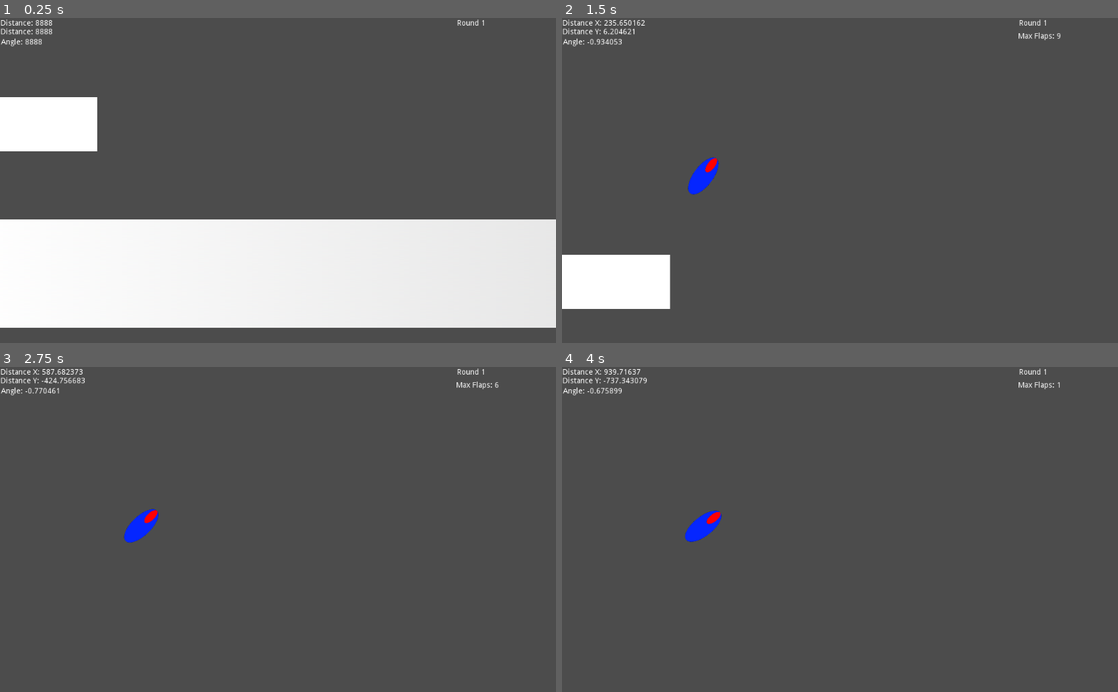
Above: before the commit, frames 1-4 (two rows, left to right).
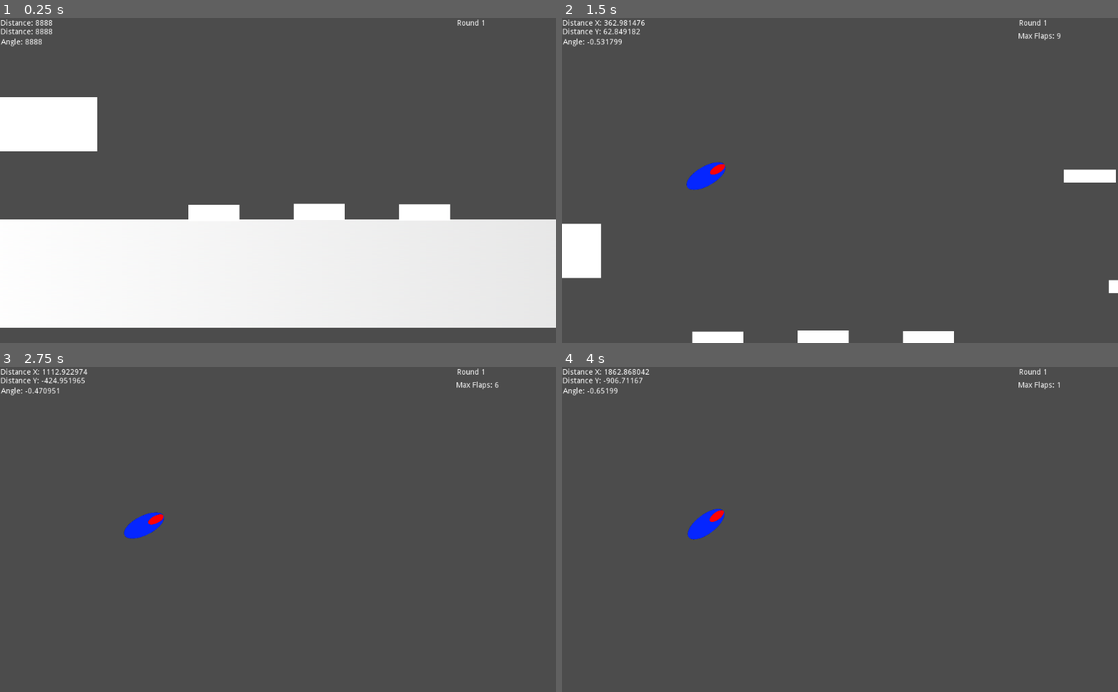
Above: after the commit, the same moments.

Repository: juteh/icarus
Game: Godot game, scene res://nodes/World.tscn
Same seed, same stepped clock (60 frames per second), same inputs: the game is played once before the commit and once after it.
Inputs:
- Up to frame 1 (0.25 s): no input
- Up to frame 2 (1.5 s): tap Enter (ui_accept) at 0.5, 0.6, 0.77, 1.07, 1.35 s
- Up to frame 3 (2.75 s): tap Enter (ui_accept) at 1.52, 1.82, 2.1 s
- Up to frame 4 (4 s): tap Enter (ui_accept) at 2.85, 3.02, 3.32, 3.6, 3.77 s

The runs differ from the first frame. In frame 1, 1.3% of the frame differs, in the area x 33-81%, y 57-63%; in frame 2, 5.3%, in the area x 0-100%, y 0-100%; in frame 3, 0.3%; in frame 4, 0.3%.

Commit message:
add powerups like speedItem and jumpboard

Diff:
--- /dev/null
+++ b/nodes/Items/JumpBoard/JumpBoard.gd
@@ -0,0 +1,5 @@
+extends Area2D
+
+func _on_Area2D_area_entered(area):
+	if (area.name == "Projectile"):
+		area.boost(0, 1000)
--- /dev/null
+++ b/nodes/Items/JumpBoard/JumpBoard.tscn
@@ -0,0 +1,20 @@
+[gd_scene load_steps=4 format=2]
+
+[ext_resource path="res://ASSETS/rechteck_weiss.png" type="Texture" id=1]
+[ext_resource path="res://nodes/Items/JumpBoard/JumpBoard.gd" type="Script" id=2]
+
+[sub_resource type="RectangleShape2D" id=1]
+extents = Vector2( 47, 15 )
+
+[node name="JumpBoard" type="Area2D"]
+script = ExtResource( 2 )
+
+[node name="RechteckWeiss" type="Sprite" parent="."]
+position = Vector2( -4.76837e-07, 0 )
+scale = Vector2( 0.94, 0.15 )
+texture = ExtResource( 1 )
+
+[node name="CollisionShape2D" type="CollisionShape2D" parent="."]
+shape = SubResource( 1 )
+
+[connection signal="area_entered" from="." to="." method="_on_Area2D_area_entered"]
--- /dev/null
+++ b/nodes/Items/SpeedItem/SpeedItem.gd
@@ -0,0 +1,6 @@
+extends Area2D
+
+func _on_SpeedItem_area_entered(area: Area2D):
+	print(area.name)
+	if (area.name == "Projectile"):
+		area.boost(200, 200)
--- /dev/null
+++ b/nodes/Items/SpeedItem/SpeedItem.tscn
@@ -0,0 +1,23 @@
+[gd_scene load_steps=4 format=2]
+
+[ext_resource path="res://nodes/Items/SpeedItem/SpeedItem.gd" type="Script" id=1]
+[ext_resource path="res://ASSETS/rechteck_weiss.png" type="Texture" id=2]
+
+[sub_resource type="RectangleShape2D" id=1]
+extents = Vector2( 48, 12 )
+
+[node name="SpeedItem" type="Area2D"]
+script = ExtResource( 1 )
+
+[node name="Sprite" type="Sprite" parent="."]
+position = Vector2( -1.19209e-07, -7.62939e-06 )
+scale = Vector2( 0.96, 0.12 )
+texture = ExtResource( 2 )
+
+[node name="CollisionShape2D" type="CollisionShape2D" parent="."]
+position = Vector2( -4.47035e-07, 1.19209e-06 )
+scale = Vector2( 0.999999, 0.999999 )
+shape = SubResource( 1 )
+
+[connection signal="area_entered" from="." to="." method="_on_SpeedItem_area_entered"]
+[connection signal="body_entered" from="." to="." method="_on_SpeedItem_body_entered"]
--- /dev/null
+++ b/nodes/World.gd
@@ -0,0 +1,7 @@
+extends Node2D
+
+onready var camera: Camera2D = $Camera2D
+
+# TODO spawn items in front of camera
+func _ready():
+	pass
--- a/nodes/World.tscn
+++ b/nodes/World.tscn
@@ -1,17 +1,21 @@
-[gd_scene load_steps=5 format=2]
+[gd_scene load_steps=8 format=2]
 
 [ext_resource path="res://nodes/catapult/Catapult.tscn" type="PackedScene" id=1]
 [ext_resource path="res://nodes/Ground/Ground.tscn" type="PackedScene" id=2]
 [ext_resource path="res://nodes/SpawnPoint.gd" type="Script" id=3]
 [ext_resource path="res://nodes/GameUI/GameUI.tscn" type="PackedScene" id=4]
+[ext_resource path="res://nodes/Items/SpeedItem/SpeedItem.tscn" type="PackedScene" id=5]
+[ext_resource path="res://nodes/Items/JumpBoard/JumpBoard.tscn" type="PackedScene" id=6]
+[ext_resource path="res://nodes/World.gd" type="Script" id=7]
 
 [node name="World" type="Node2D"]
 position = Vector2( 1, 3 )
+script = ExtResource( 7 )
 
 [node name="Ground" parent="." instance=ExtResource( 2 )]
 
 [node name="SpawnPoint" type="Position2D" parent="."]
-position = Vector2( 123, 330 )
+position = Vector2( 123, 349 )
 rotation = 1.5708
 script = ExtResource( 3 )
 
@@ -22,3 +26,20 @@
 position = Vector2( 510, 300 )
 
 [node name="GameUI" parent="." instance=ExtResource( 4 )]
+
+[node name="Items" type="Node" parent="."]
+
+[node name="JumpBoard" parent="Items" instance=ExtResource( 6 )]
+position = Vector2( 394, 360 )
+
+[node name="JumpBoard2" parent="Items" instance=ExtResource( 6 )]
+position = Vector2( 588, 358 )
+
+[node name="JumpBoard3" parent="Items" instance=ExtResource( 6 )]
+position = Vector2( 782, 359 )
+
+[node name="SpeedItem" parent="Items" instance=ExtResource( 5 )]
+position = Vector2( 1079, 58 )
+
+[node name="SpeedItem2" parent="Items" instance=ExtResource( 5 )]
+position = Vector2( 1162, 262 )
--- a/nodes/projectile/Projectile.gd
+++ b/nodes/projectile/Projectile.gd
@@ -1,9 +1,9 @@
 extends Area2D
 
 export var jumpPower: float = 400
-export var shootPower: float = 100
-export var impulsePower: float = 30
-export var weight: float = 1
+export var shootPower: float = 400
+export var impulsePower: float = 100
+export var weight: float = 3
 var isCollidingWithCatapult: bool = false
 var velocity = Vector2(0, 0)
 var isOnGround: bool = false
@@ -23,14 +23,22 @@
 	if (isOnGround && velocity.y > 0):
 		velocity.y = 0
 
+# projectile can make a little impulse to stay in the air longer
 func impulse() -> void:
 	if (impulseAttempts > 0):
 		velocity.y -= impulsePower
 		impulseAttempts -= 1
 
+# get boost from item
+func boost(boostPowerX: float = 0, boostPowerY: float = 0) -> void:
+	velocity.x += boostPowerX
+	velocity.y -= boostPowerY
+
+# the initial jump of the projectile to the catapult
 func jump() -> void:
 	velocity.y -= jumpPower
 
+# triggers when catapult fires the projectile
 func shoot() -> void:
 	var direction: Vector2 = (position - GameStatus.catapult.position).normalized()
 	velocity += direction * shootPower
@@ -47,9 +55,9 @@
 func _on_Ground_body_entered(_body: Area2D) -> void:
 	print("_on_Ground_body_entered")
 	isOnGround = true
+	if (GameStatus.isShooted):
+		GameStatus.isLanded = true
 
 func _on_Ground_body_exited(_body: Area2D) -> void:
 	print("_on_Ground_body_exited")
 	isOnGround = false
-	if (GameStatus.isShooted):
-		GameStatus.isLanded = true
